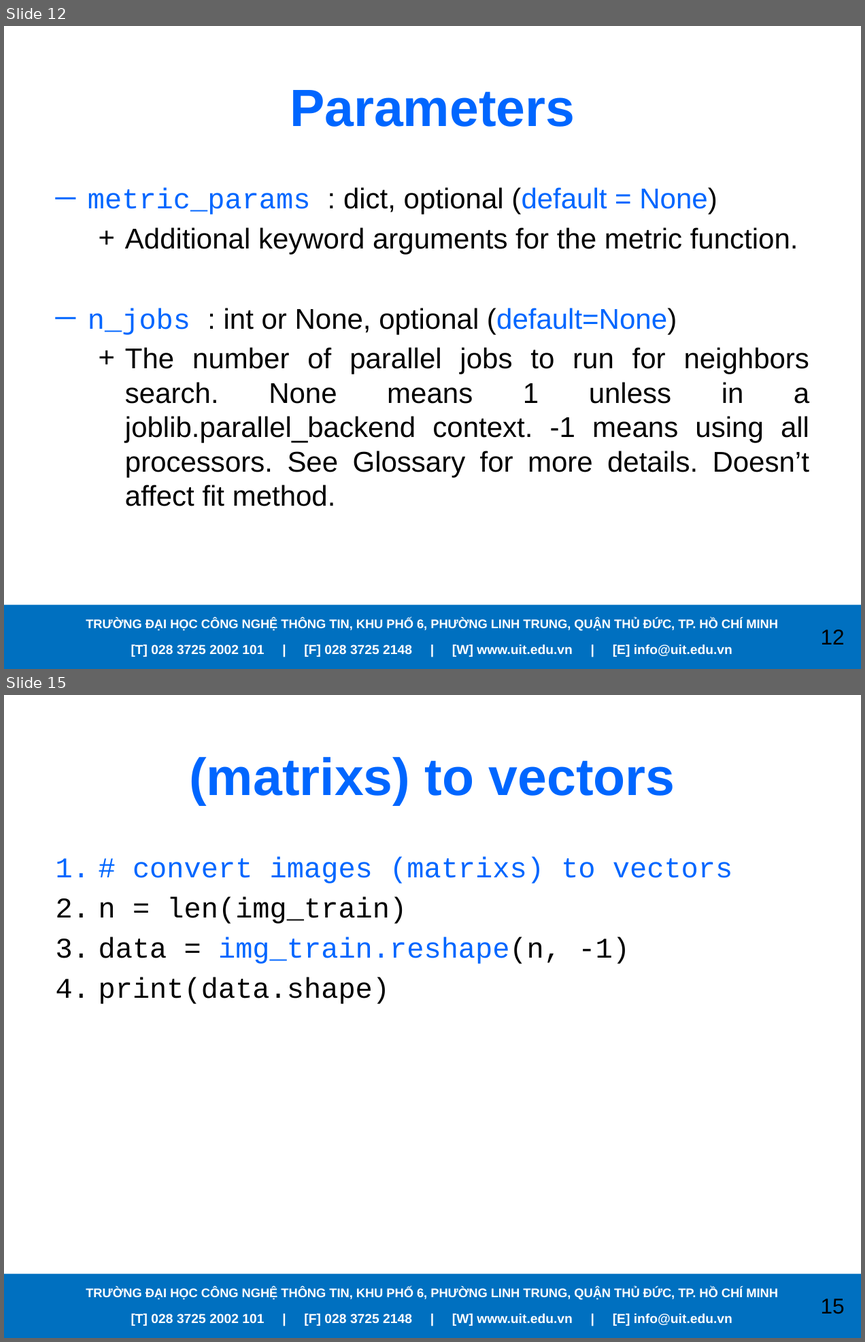
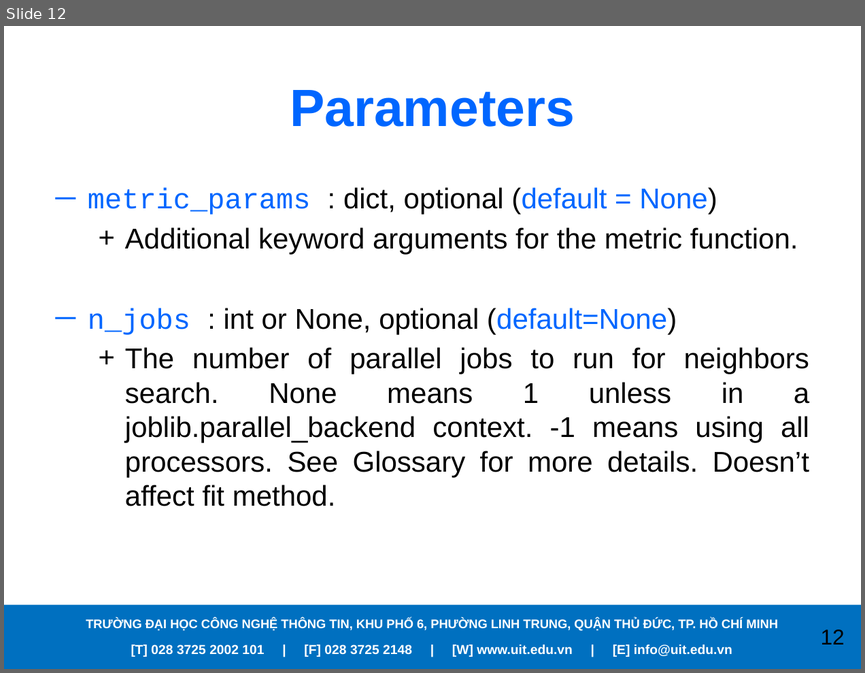
Before and after one commit to RanChiVo/MNIST-with-kNN, a slide deck: Presentation.pptx. Shown one above the other, each under a label of ours: slides 12 and 15 before the commit, slide 12 after it; the slides between them are not shown. The pictures are 865x1342 and 865x673 pixels, drawn with LibreOffice and Linux fonts; fonts in the diff are those of the drawing; background and template pictures are left out. Boxes give left, top, right and bottom in pixels: in the first picture for what was removed or moved away, otherwise in the second. Text is boxed around its words. In the diff, an @@ line names an element or a change of style, - is before the commit and + after.

```diff
--- a/Presentation.pptx
+++ b/Presentation.pptx
@@ slide 15 removed at (x1=4, y1=695, x2=861, y2=1338), background picture (left out); not listed: 4 template elements that a slide beside it also shows @@
@@ title removed at (x1=189, y1=757, x2=675, y2=805) @@
-(matrixs) to vectors
@@ text removed at (x1=99, y1=857, x2=732, y2=1004) @@
-1. # convert images (matrixs) to vectors
-2. n = len(img_train)
-3. data = img_train.reshape(n, -1)
-4. print(data.shape)
```
Also in this commit, not shown: 18 other slides removed.
